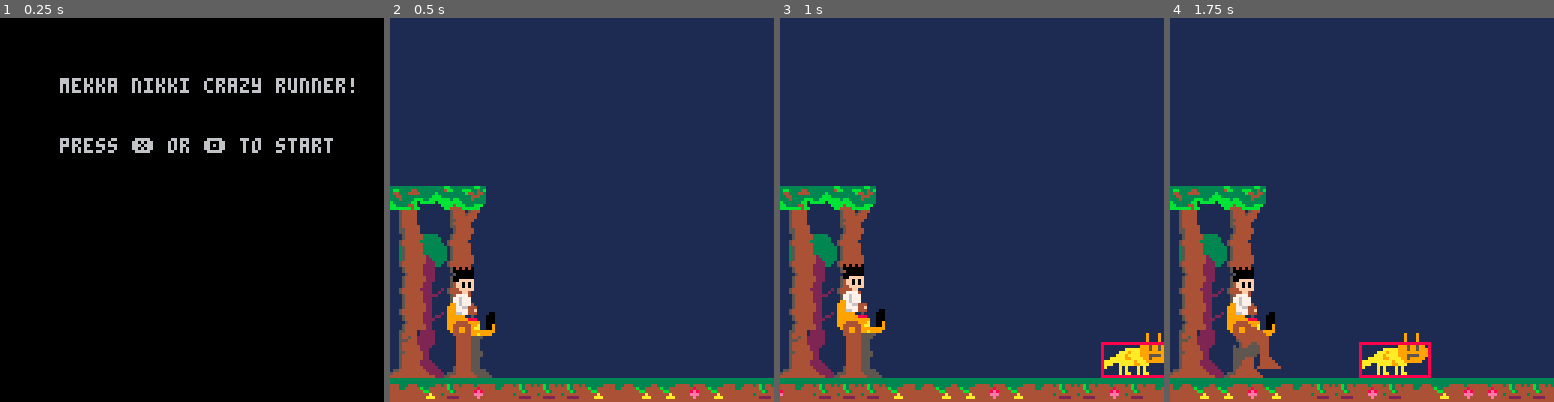
Above: before the commit, frames 1-4 (left to right).
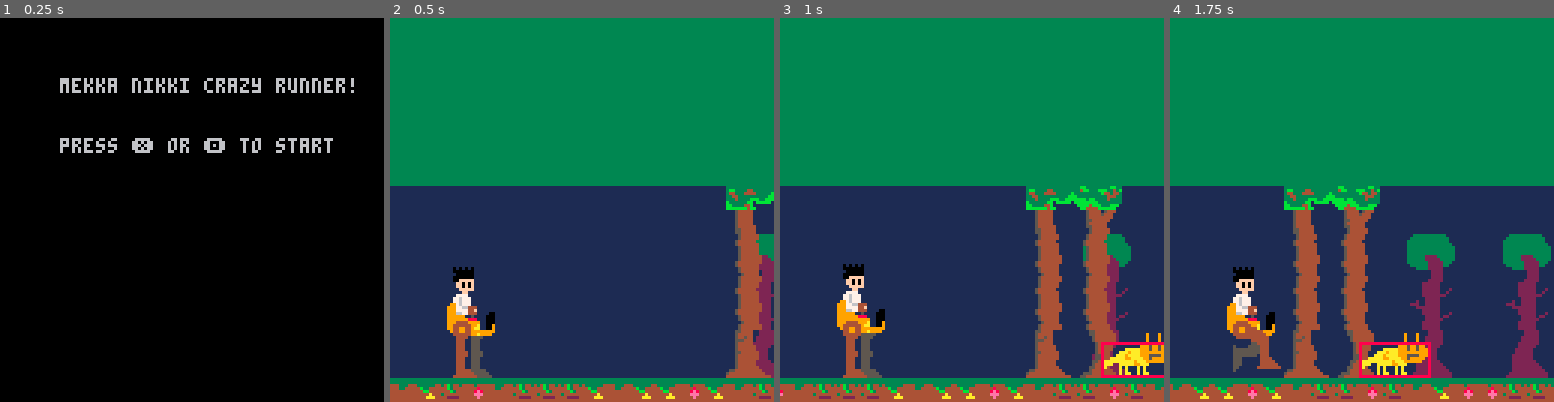
Above: after the commit, the same moments.

Repository: HingeAntoine/MekkaRunner
Game: PICO-8 cartridge mekkarunner.p8
Two runs of this game, one before a commit and one after it. Both use one fixed random seed, a clock stepped at 60 frames per second and the inputs below.
Inputs:
- Up to frame 1 (0.25 s): no input
- Up to frame 2 (0.5 s): tap X (X key) at 0.33 s
- Up to frame 3 (1 s): tap O (Z key) at 0.7 s
- Up to frame 4 (1.75 s): tap X (X key) at 1.07 s; tap O (Z key) at 1.7 s

Frame 1 is identical in both runs. In frame 2, 55% of the frame differs, in the area x 0-100%, y 0-94%; in frame 3, 58%; in frame 4, 62%.

Commit message:
Modifying background speed (with various layers)

Diff:
--- a/mekkarunner.p8
+++ b/mekkarunner.p8
@@ -210,6 +210,9 @@
  is_jumping=false
  is_landing=false
  is_coll=false
+
+ x1layer=120
+ x2layer=120
 end
 
 function create_obstacles()
@@ -326,28 +329,38 @@
 end
 
 --*******************
+x1layer=120
+x2layer=120
+
 function draw_background()
  --drawing floor
  local xstart=flr(frame_count*vxmac)%8*(-1)
  map(3,1, xstart,104, 17,3)
 
  --drawing 2nd layer
- spr(198,3,72,2,2)
- spr(230,3,104,2,2)
- spr(234,3,88,2,2)
+ spr(198,x2layer,72,2,2)
+ spr(230,x2layer,104,2,2)
+ spr(234,x2layer,88,2,2)
+
+ spr(198,x2layer+32,72,2,2)
+ spr(230,x2layer+32,104,2,2)
+ spr(234,x2layer+32,88,2,2)
 
  --drawing 1rst layer
- spr(192,0,56,4,2)
- spr(224,0,104,4,2)
- spr(202,0,72,2,2)
- spr(202,0,88,2,2)
- spr(202,16,72,2,2)
- spr(202,16,88,2,2)
+ spr(192,x1layer,56,4,2)
+ spr(224,x1layer,104,4,2)
+ spr(202,x1layer,72,2,2)
+ spr(202,x1layer,88,2,2)
+ spr(202,x1layer+16,72,2,2)
+ spr(202,x1layer+16,88,2,2)
 end
 
 function update_background()
  local xstart=flr(frame_count*vxmac)%8*(-1)
  obstacle_update()
+
+ x2layer-=vxmac*0.5
+ x1layer-=vxmac
 
  if xstart==0 then
   bckgrnd_update()
@@ -556,7 +569,8 @@
   return
  end
 
- rectfill(0,0,127,127,1)
+ rectfill(0,56,127,127,1)
+ rectfill(0,0,127,55,3)
 
  if end_screen then
   print("you exploded! too bad!",18,20,7)
